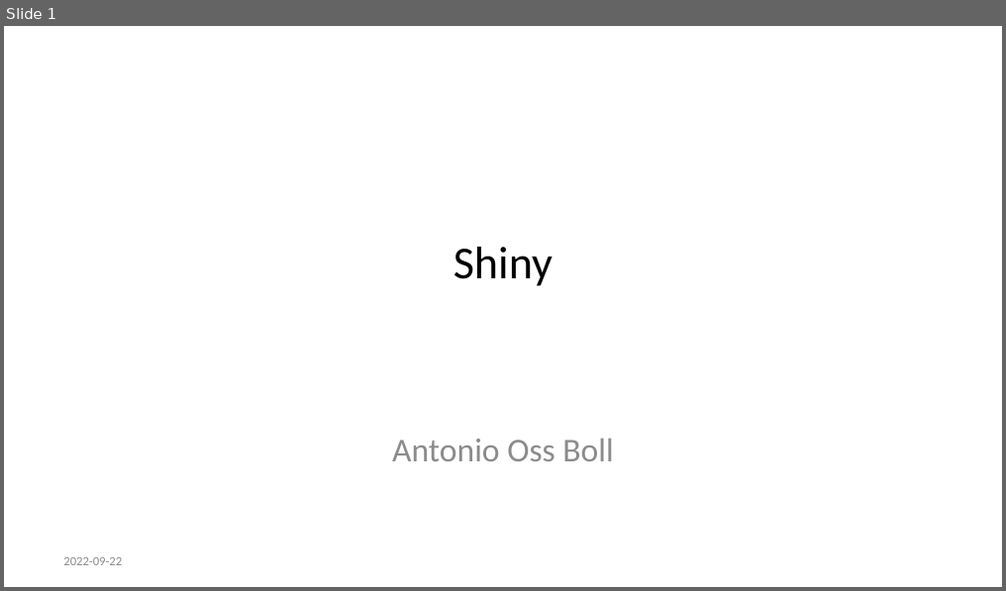
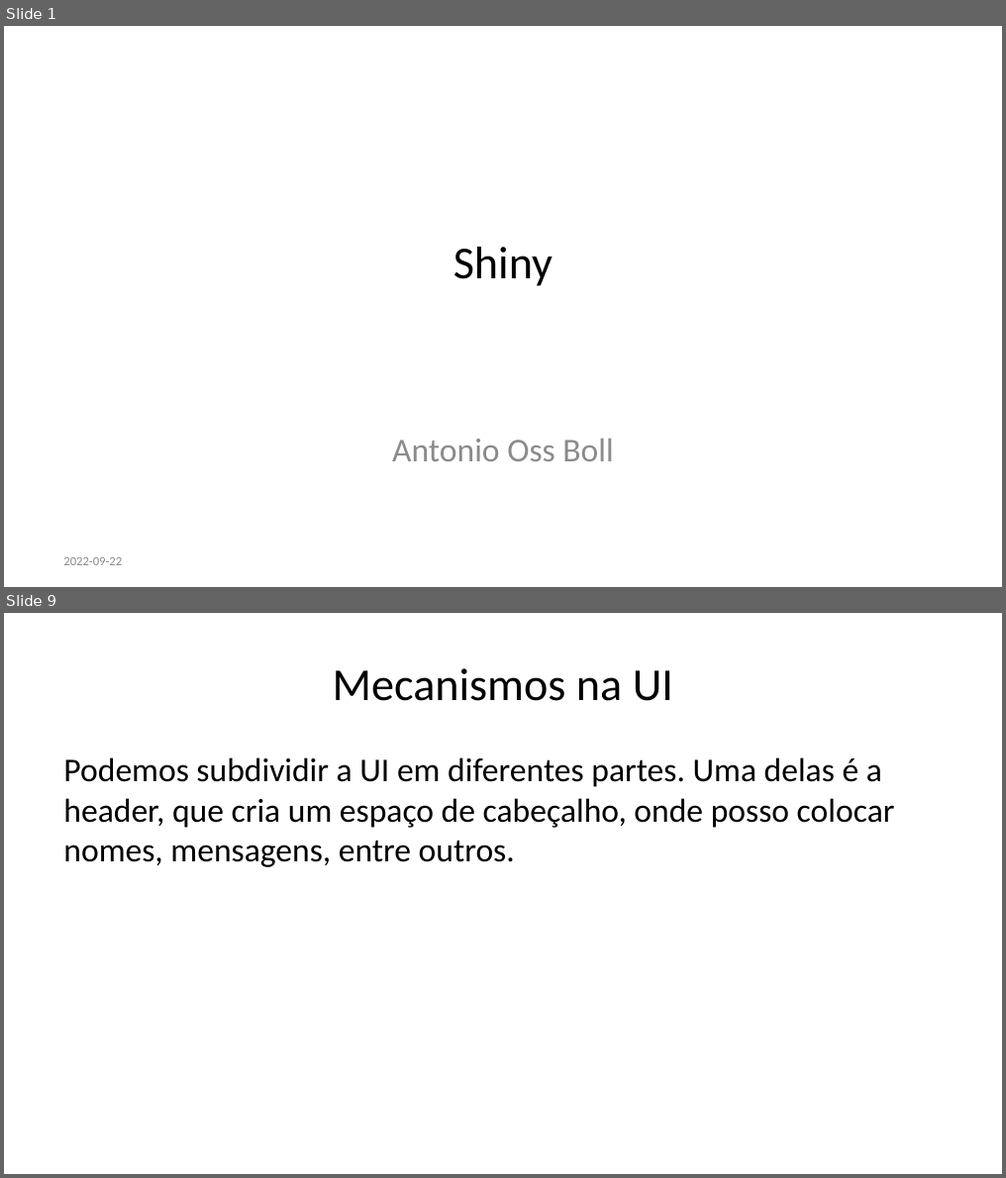
Before and after one commit to AntonioBoll/ApresentacaoShiny, a slide deck: apresentacao.pptx. Shown one above the other, each under a label of ours: slide 1 before the commit, slides 1 and 9 after it; the slides between them are not shown. The pictures are 1006x591 and 1006x1178 pixels, drawn with LibreOffice and Linux fonts; fonts in the diff are those of the drawing. Boxes give left, top, right and bottom in pixels: in the first picture for what was removed or moved away, otherwise in the second. Text is boxed around its words. In the diff, an @@ line names an element or a change of style, - is before the commit and + after.

```diff
--- a/apresentacao.pptx
+++ b/apresentacao.pptx
@@ slide 9 added at box(4, 613, 1002, 1174), background #FFFFFF @@
@@ title added at box(333, 668, 673, 701), 33 pt, text #000000 @@
+Mecanismos na UI
@@ text added at box(63, 758, 895, 867), 24 pt, text #000000 @@
+Podemos subdividir a UI em diferentes partes. Uma delas é a header, que cria um espaço de cabeçalho, onde posso colocar nomes, mensagens, entre outros.
```
Also in this commit, not shown: 1 slide changed, 18 other slides added, 3 slides removed, 1 other file.
